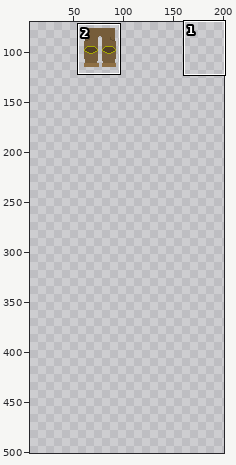
Sprite sheet, stored at assets/playerCustom/clothingTop/kneepadTrousersBrown.png. The first picture is a wide view before the edit; the outline marks the close-up.
Close-up. First the earlier version:
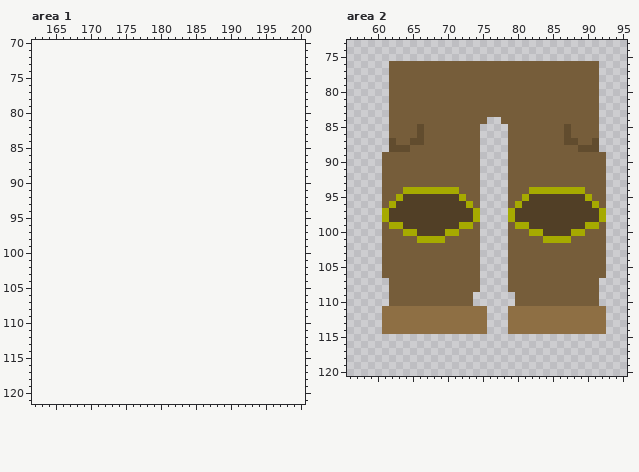
The file is 52x126 pixels. Shown: area 1: x 162..200, y 70..121; area 2: x 56..95, y 73..120. The old version is drawn lined up with the new one, on the new canvas. The wide view leaves out empty margins. The commit also changed other parts of the picture, which this record leaves out.
The same view after the edit:
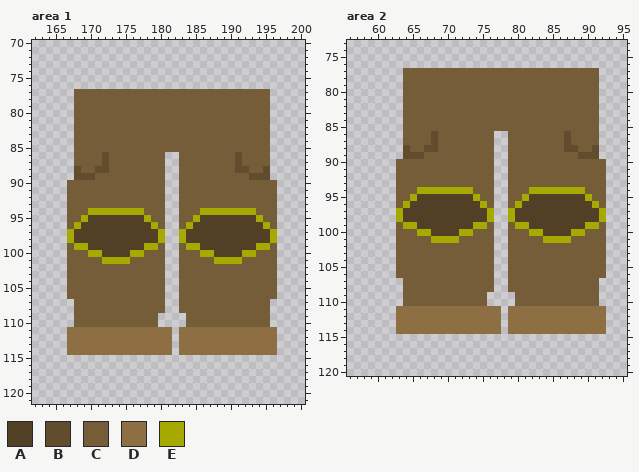
Palette (. is transparent): A #513f26  B #614c2e  C #765d3a  D #8e6f44  E #a6aa00
Difference:
canvas 52x126 -> 208x508, the old top-left corner now at 51,-1 (the part of the old canvas that was cut away was empty and is not shown)
Changed rows in their new state; - is an unchanged pixel.
Area 1:
first column x 167:
 77 -CCCCCCCCCCCCCCCCCCCCCCCCCCCC-
 78 -CCCCCCCCCCCCCCCCCCCCCCCCCCCC-
 79 -CCCCCCCCCCCCCCCCCCCCCCCCCCCC-
 80 -CCCCCCCCCCCCCCCCCCCCCCCCCCCC-
 81 -CCCCCCCCCCCCCCCCCCCCCCCCCCCC-
 82 -CCCCCCCCCCCCCCCCCCCCCCCCCCCC-
 83 -CCCCCCCCCCCCCCCCCCCCCCCCCCCC-
 84 -CCCCCCCCCCCCCCCCCCCCCCCCCCCC-
 85 -CCCCCCCCCCCCCCCCCCCCCCCCCCCC-
 86 -CCCCBCCCCCCCC--CCCCCCCCBCCCC-
 87 -CCCCBCCCCCCCC--CCCCCCCCBCCCC-
 88 -BCCBBCCCCCCCC--CCCCCCCCBBCCB-
 89 -BBBCCCCCCCCCC--CCCCCCCCCCBBB-
 90 CCCCCCCCCCCCCC--CCCCCCCCCCCCCC
 91 CCCCCCCCCCCCCC--CCCCCCCCCCCCCC
 92 CCCCCCCCCCCCCC--CCCCCCCCCCCCCC
 93 CCCCCCCCCCCCCC--CCCCCCCCCCCCCC
 94 CCCEEEEEEEECCC--CCCEEEEEEEECCC
 95 CCEAAAAAAAAECC--CCEAAAAAAAAECC
 96 CEAAAAAAAAAAEC--CEAAAAAAAAAAEC
 97 EAAAAAAAAAAAAE--EAAAAAAAAAAAAE
 98 EAAAAAAAAAAAAE--EAAAAAAAAAAAAE
 99 CEEAAAAAAAAEEC--CEEAAAAAAAAEEC
100 CCCEEAAAAEECCC--CCCEEAAAAEECCC
101 CCCCCEEEECCCCC--CCCCCEEEECCCCC
102 CCCCCCCCCCCCCC--CCCCCCCCCCCCCC
103 CCCCCCCCCCCCCC--CCCCCCCCCCCCCC
104 CCCCCCCCCCCCCC--CCCCCCCCCCCCCC
105 CCCCCCCCCCCCCC--CCCCCCCCCCCCCC
106 CCCCCCCCCCCCCC--CCCCCCCCCCCCCC
107 -CCCCCCCCCCCCC--CCCCCCCCCCCCC-
108 -CCCCCCCCCCCCC--CCCCCCCCCCCCC-
109 -CCCCCCCCCCCC----CCCCCCCCCCCC-
110 -CCCCCCCCCCCC----CCCCCCCCCCCC-
111 DDDDDDDDDDDDDDD-DDDDDDDDDDDDDD
112 DDDDDDDDDDDDDDD-DDDDDDDDDDDDDD
113 DDDDDDDDDDDDDDD-DDDDDDDDDDDDDD
114 DDDDDDDDDDDDDDD-DDDDDDDDDDDDDD
Area 2:
first column x 61:
 76 -..............................-
 77 -..-----------------------------
 78 -..-----------------------------
 79 -..-----------------------------
 80 -..-----------------------------
 81 -..-----------------------------
 82 -..-----------------------------
 83 -..-----------------------------
 84 -..------------CC---------------
 85 -..--C--------CCCC--------C-----
 86 -..--C-B------CC----------------
 87 -..-CC-B------CC-----------C--C-
 88 -..---BB------CC----------BBCC--
 89 ...BBB--------CC------------BBB.
 90 ..------------CC----------------
 91 ..------------CC----------------
 92 ..------------CC----------------
 93 ..------------CC----------------
 94 ..-CC------EE-CC----------------
 95 ..CCE------AAECC----------------
 96 ..CE--------AAEC----------------
 97 ..E----------AAE----------------
 98 ..E----------AAE----------------
 99 ..CEE------AAEEC----------------
100 ..-CCEE--AAEE-CC----------------
101 ..---CC--EE---CC----------------
102 ..------------CC----------------
103 ..------------CC----------------
104 ..------------CC----------------
105 ..------------CC----------------
106 ..------------CC----------------
107 -..-----------CC----------------
108 -..-----------CC----------------
109 -..----------CC-----------------
110 -..----------CC-----------------
111 ..-------------DD---------------
112 ..-------------DD---------------
113 ..-------------DD---------------
114 ..-------------DD---------------
Pixel boxes of the changes (left, top, right, bottom) in both close-ups:
added: (67, 89, 277, 355)
changed: (382, 61, 606, 334)
